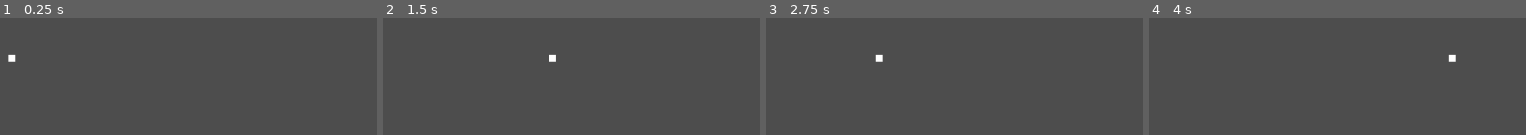
Above: before the commit, frames 1-4 (left to right).
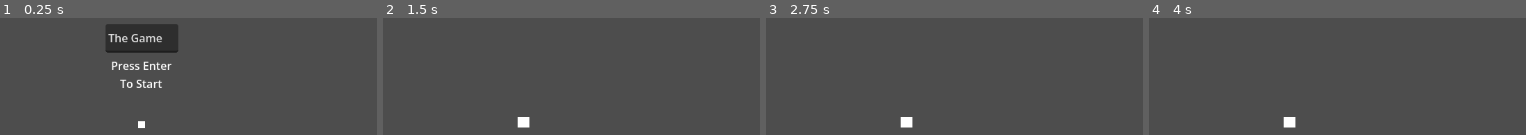
Above: after the commit, the same moments.

Repository: Piker215/Platformeer
Game: Godot game, scene res://scenes/Title.tscn
Two runs of this game, one before a commit and one after it. Both use one fixed random seed, a clock stepped at 60 frames per second and the inputs below. Before the commit the project starts from res://scenes/node_2d.tscn.
Inputs:
- Up to frame 1 (0.25 s): no input
- Up to frame 2 (1.5 s): tap Enter (ui_accept) at 0.5, 0.6, 0.77, 1.07 s; hold Right (ui_right) from 0.53 s (still down); tap Alt at 1.35 s
- Up to frame 3 (2.75 s): tap Enter (ui_accept) at 1.52, 1.55, 1.82, 2.3 s; release Right (ui_right) at 2.03 s; hold Left (ui_left) from 2.03 s (still down); tap Shift at 2.1 s
- Up to frame 4 (4 s): release Left (ui_left) at 2.78 s; hold Right (ui_right) from 2.78 s (still down); tap Enter (ui_accept) at 2.85, 3.02, 3.32, 3.77, 3.8 s; tap Alt at 3.6 s

The runs differ from the first frame. In frame 1, 5.7% of the frame differs, in the area x 2-48%, y 5-95%; in frame 2, 0.4%; in frame 3, 0.5%; in frame 4, 0.5%.

Commit message:
Attempted to fix jumping on title screen, added game scene, attempted player movement on new game scene

Diff:
--- /dev/null
+++ b/playerreal.gd
@@ -0,0 +1,11 @@
+extends CharacterBody2D
+const speed = 120.0
+# Called every frame. 'delta' is the elapsed time since the previous frame.
+func _physics_process(delta: float) -> void:
+	var directionx := Input.get_axis("ui_left", "ui_right")
+	var directiony := Input.get_axis("ui_down", "ui_up")
+	if directionx:
+		velocity.x = speed * directionx
+	elif directiony:
+		velocity.y = speed * directiony
+	move_and_slide()
--- a/project.godot
+++ b/project.godot
@@ -21,9 +21,9 @@
 
 [input]
 
-jump={
+Start={
 "deadzone": 0.2,
-"events": [Object(InputEventKey,"resource_local_to_scene":fa …(144 unchanged characters)… lse,"keycode":0,"physical_keycode":4194320,"key_label":0,"unicode":0,"location":0,"echo":false,"script":null)
+"events": [Object(InputEventKey,"resource_local_to_scene":fa …(144 unchanged characters)… lse,"keycode":0,"physical_keycode":4194309,"key_label":0,"unicode":0,"location":0,"echo":false,"script":null)
 ]
 }
 
--- /dev/null
+++ b/scenes/Game.tscn
@@ -0,0 +1,9 @@
+[gd_scene format=3 uid="uid://dn6pfc13pyg6k"]
+
+[ext_resource type="PackedScene" uid="uid://btxsxmhag5uds" path="res://scenes/playerreal.tscn" id="1_ibkli"]
+
+[node name="Node2D" type="Node2D" unique_id=1713997475]
+
+[node name="Camera2D" type="Camera2D" parent="." unique_id=1055616801]
+
+[node name="CharacterBody2D" parent="." unique_id=948001584 instance=ExtResource("1_ibkli")]
--- /dev/null
+++ b/scenes/Title.tscn
@@ -0,0 +1,44 @@
+[gd_scene format=3 uid="uid://dj0qnlsdmvbg0"]
+
+[ext_resource type="PackedScene" uid="uid://dgirs4r5fk7w4" path="res://scenes/player.tscn" id="1_ascc0"]
+[ext_resource type="Script" uid="uid://dfstnbqd54f4k" path="res://scenes/title.gd" id="1_lq0lj"]
+
+[sub_resource type="PhysicsMaterial" id="PhysicsMaterial_6e84v"]
+
+[sub_resource type="WorldBoundaryShape2D" id="WorldBoundaryShape2D_6e84v"]
+
+[node name="Node2D" type="Node2D" unique_id=251634216]
+script = ExtResource("1_lq0lj")
+
+[node name="Player" parent="." unique_id=1451863589 instance=ExtResource("1_ascc0")]
+position = Vector2(393, 216)
+
+[node name="StaticBody2D" type="StaticBody2D" parent="." unique_id=2104537456]
+position = Vector2(6, 0)
+disable_mode = 1
+physics_material_override = SubResource("PhysicsMaterial_6e84v")
+constant_linear_velocity = Vector2(2, 1)
+
+[node name="CollisionShape2D" type="CollisionShape2D" parent="StaticBody2D" unique_id=1132466221]
+position = Vector2(387, 229)
+shape = SubResource("WorldBoundaryShape2D_6e84v")
+
+[node name="Camera2D" type="Camera2D" parent="." unique_id=1079281767]
+position = Vector2(389, 229)
+
+[node name="TextEdit" type="TextEdit" parent="." unique_id=686344231]
+offset_left = 340.0
+offset_top = 80.0
+offset_right = 445.0
+offset_bottom = 121.0
+text = "The Game"
+
+[node name="Label" type="Label" parent="." unique_id=2147280778]
+offset_left = 348.0
+offset_top = 128.0
+offset_right = 436.0
+offset_bottom = 177.0
+text = "Press Enter
+To Start"
+horizontal_alignment = 1
+vertical_alignment = 1
--- a/scenes/node_2d.tscn
+++ /dev/null
@@ -1,23 +0,0 @@
-[gd_scene format=3 uid="uid://dj0qnlsdmvbg0"]
-
-[ext_resource type="PackedScene" uid="uid://dgirs4r5fk7w4" path="res://scenes/player.tscn" id="1_6e84v"]
-
-[sub_resource type="PhysicsMaterial" id="PhysicsMaterial_6e84v"]
-
-[sub_resource type="WorldBoundaryShape2D" id="WorldBoundaryShape2D_6e84v"]
-
-[node name="Node2D" type="Node2D" unique_id=251634216]
-
-[node name="Player" parent="." unique_id=1451863589 instance=ExtResource("1_6e84v")]
-position = Vector2(393, 216)
-up_direction = Vector2(0.89442724, -0.44721362)
-
-[node name="StaticBody2D" type="StaticBody2D" parent="." unique_id=2104537456]
-position = Vector2(6, 0)
-disable_mode = 1
-physics_material_override = SubResource("PhysicsMaterial_6e84v")
-constant_linear_velocity = Vector2(2, 1)
-
-[node name="CollisionShape2D" type="CollisionShape2D" parent="StaticBody2D" unique_id=1132466221]
-position = Vector2(387, 229)
-shape = SubResource("WorldBoundaryShape2D_6e84v")
--- a/scenes/player.gd
+++ b/scenes/player.gd
@@ -1,16 +1,15 @@
 extends CharacterBody2D
 
-
 const SPEED = 300.0
-const JUMP_VELOCITY = -800.0
+const JUMP_VELOCITY = -400.0
 func _physics_process(delta: float) -> void:
 	# Add the gravity.
 	if not is_on_floor():
 		velocity += get_gravity() * delta
 
 	# Handle jump.
-	if Input.is_action_just_pressed("ui_up") and is_on_floor():
-		velocity.y += JUMP_VELOCITY
+	#if Input.is_action_just_pressed("ui_accept") or Input.is_action_just_pressed("ui_up") and is_on_floor(): i have no idea why this doesn't work
+		#velocity.y += JUMP_VELOCITY
 	# Get the input direction and handle the movement/deceleration.
 	# As good practice, you should replace UI actions with custom gameplay actions.
 	var direction := Input.get_axis("ui_left", "ui_right")
--- a/scenes/player.tscn
+++ b/scenes/player.tscn
@@ -3,16 +3,17 @@
 [ext_resource type="Script" uid="uid://cf7f24phxlr8a" path="res://scenes/player.gd" id="1_3vyb7"]
 
 [sub_resource type="RectangleShape2D" id="RectangleShape2D_3vyb7"]
-size = Vector2(10, 10)
+size = Vector2(10, 9)
 
 [sub_resource type="CanvasTexture" id="CanvasTexture_qhqgy"]
 
 [node name="Player" type="CharacterBody2D" unique_id=1451863589]
-up_direction = Vector2(0.8944272, -0.4472136)
+up_direction = Vector2(0.89442724, -0.44721362)
+safe_margin = 0.001
 script = ExtResource("1_3vyb7")
 
 [node name="CollisionShape2D" type="CollisionShape2D" parent="." unique_id=1676087099]
-position = Vector2(0, -5)
+position = Vector2(0, -5.5)
 shape = SubResource("RectangleShape2D_3vyb7")
 
 [node name="Sprite2D" type="Sprite2D" parent="." unique_id=1375697002]
--- /dev/null
+++ b/scenes/playerreal.tscn
@@ -0,0 +1,21 @@
+[gd_scene format=3 uid="uid://btxsxmhag5uds"]
+
+[ext_resource type="Script" uid="uid://bor7cvlvq6ycr" path="res://playerreal.gd" id="1_w5avn"]
+
+[sub_resource type="RectangleShape2D" id="RectangleShape2D_8cvfh"]
+size = Vector2(17, 15)
+
+[sub_resource type="CanvasTexture" id="CanvasTexture_w5avn"]
+
+[node name="CharacterBody2D" type="CharacterBody2D" unique_id=948001584]
+script = ExtResource("1_w5avn")
+
+[node name="CollisionShape2D" type="CollisionShape2D" parent="." unique_id=1138147813]
+position = Vector2(1.5, -7.5)
+shape = SubResource("RectangleShape2D_8cvfh")
+
+[node name="Sprite2D" type="Sprite2D" parent="." unique_id=1802999236]
+top_level = true
+position = Vector2(1.5, -7.500001)
+scale = Vector2(17, 15)
+texture = SubResource("CanvasTexture_w5avn")
--- /dev/null
+++ b/scenes/title.gd
@@ -0,0 +1,7 @@
+extends Node2D
+
+
+# Called when the node enters the scene tree for the first time.
+func _process(delta: float) -> void:
+	if Input.is_action_just_pressed("Start"):
+		get_tree().change_scene_to_file("res://scenes/Game.tscn")
Not shown, added: playerreal.gd.uid
Not shown, added: scenes/title.gd.uid
